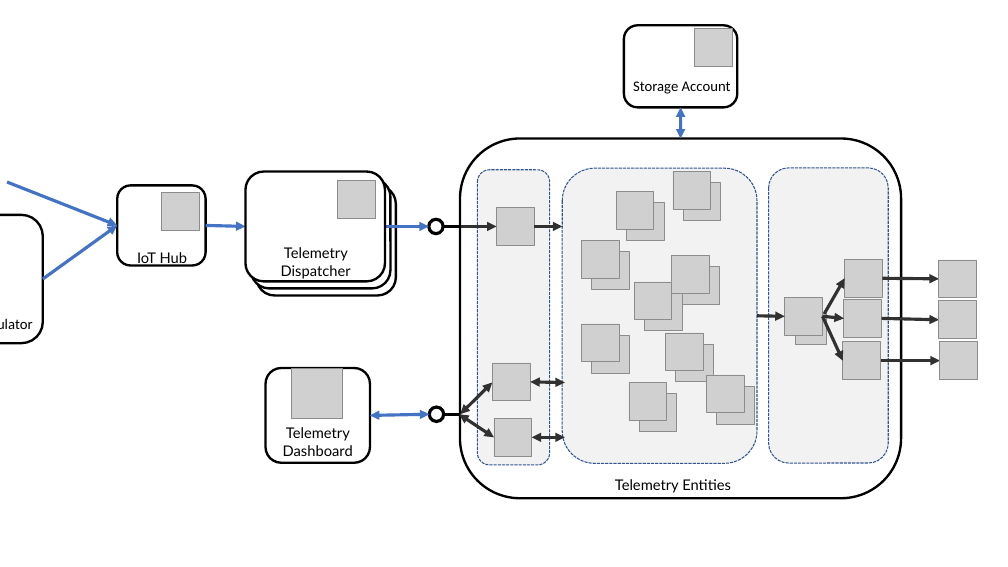
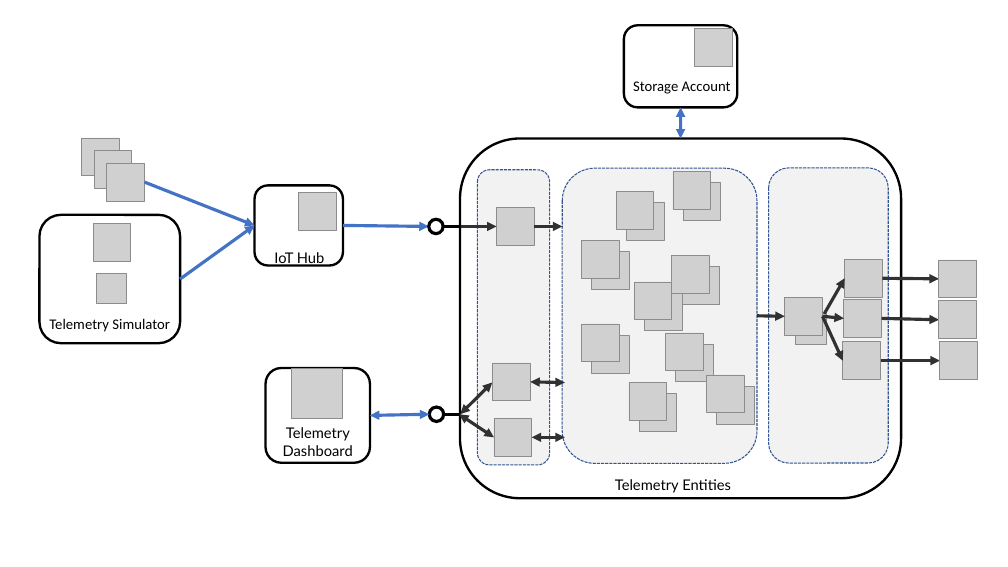
Before and after one commit to massimobonanni/ServerlessIoT, a slide deck: slide 3 of Documents/Diagrams.pptx. Drawn at 1008x567 pixels with LibreOffice and Linux fonts; fonts in the diff are those of the drawing; grey boxes stand for pictures; background and template pictures are left out. Boxes give left, top, right and bottom in pixels: in the first picture for what was removed or moved away, otherwise in the second. Text is boxed around its words. In the diff, an @@ line names an element or a change of style, - is before the commit and + after.

```diff
--- a/Documents/Diagrams.pptx
+++ b/Documents/Diagrams.pptx
@@ picture added at bbox=[82, 138, 119, 176] @@
@@ picture added at bbox=[94, 150, 132, 188] @@
@@ picture added at bbox=[107, 163, 144, 201] @@
@@ rounded rectangle removed at bbox=[246, 172, 386, 281] @@
@@ rounded rectangle removed at bbox=[251, 178, 391, 288] @@
@@ rounded rectangle: place and size @@
-rounded rectangle at bbox=[117, 185, 206, 265]
+rounded rectangle at bbox=[255, 185, 343, 265]
@@ rounded rectangle removed at bbox=[256, 185, 396, 295] @@
@@ picture added at bbox=[93, 224, 131, 262] @@
@@ 2 texts, 2 arrows, 1 picture, 1 rounded rectangle: place and size @@
-2 texts, 2 arrows, 1 picture, 1 rounded rectangle at bbox=[0, 182, 200, 343]
+2 texts, 2 arrows, 1 picture, 1 rounded rectangle at bbox=[39, 182, 337, 343]
@@ arrow moved from (206, 225) - (246, 227) to (343, 225) - (429, 227) @@
@@ arrow removed from (385, 227) to (429, 227) @@
@@ text removed at bbox=[281, 247, 351, 279] @@
-Telemetry Dispatcher
@@ picture: place and size @@
-picture at bbox=[338, 181, 376, 219]
+picture at bbox=[96, 273, 126, 303]
```
Also in this commit, not shown: 2 other slides changed, 4 other files.
